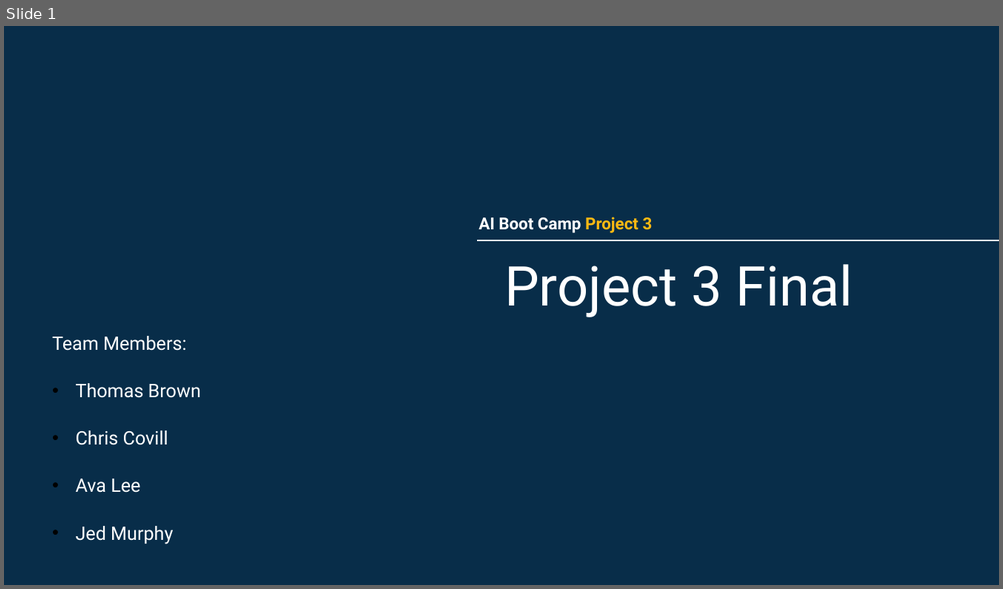
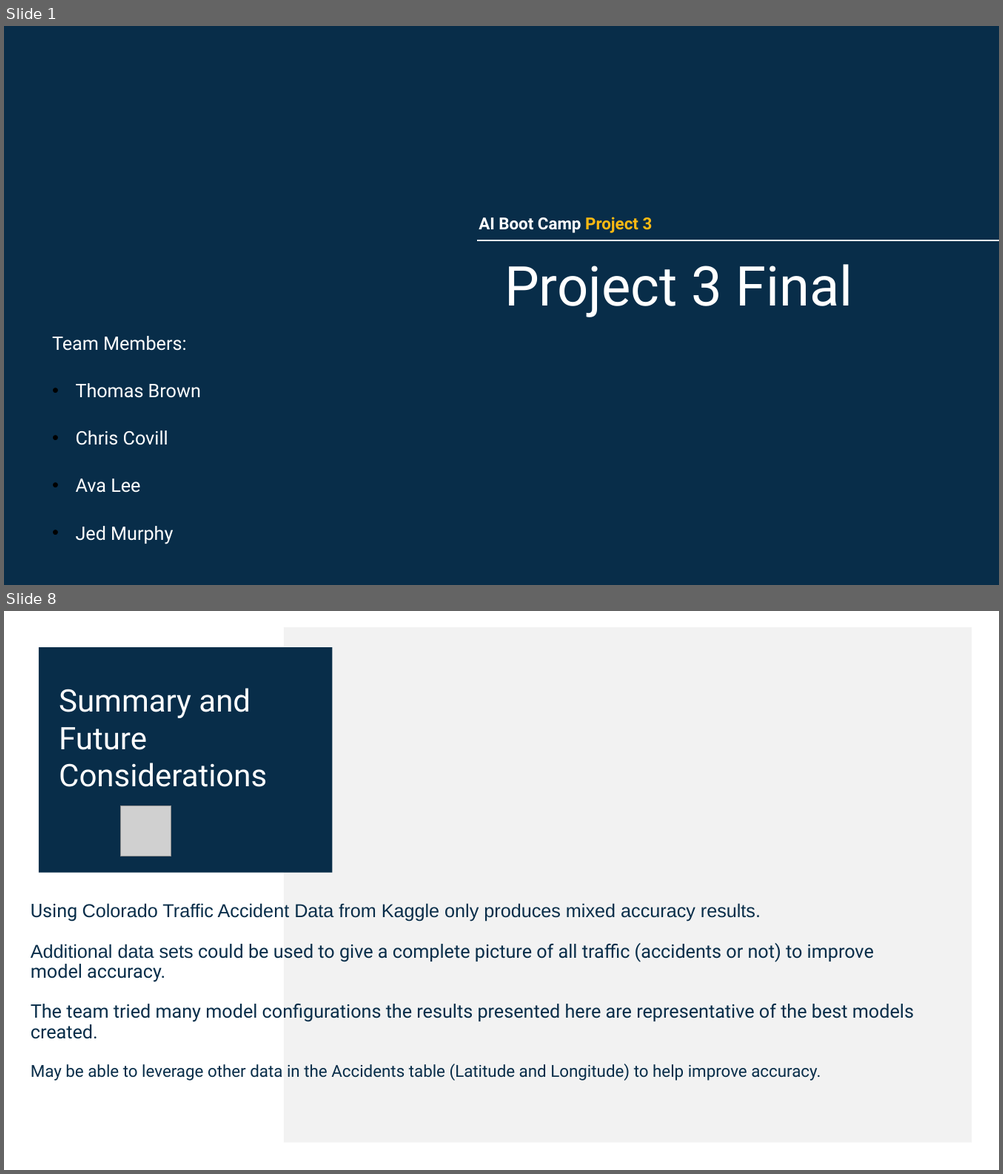
Before and after one commit to tbrown14611/Project_3_Final, a slide deck: Team_6_AI_Bootcamp_Project_3_Final.pptx. Shown one above the other, each under a label of ours: slide 1 before the commit, slides 1 and 8 after it; the slides between them are not shown. The pictures are 1003x589 and 1003x1174 pixels, drawn with LibreOffice and Linux fonts; fonts in the diff are those of the drawing; grey boxes stand for pictures. Boxes give left, top, right and bottom in pixels: in the first picture for what was removed or moved away, otherwise in the second. Text is boxed around its words. In the diff, an @@ line names an element or a change of style, - is before the commit and + after.

```diff
--- a/Team_6_AI_Bootcamp_Project_3_Final.pptx
+++ b/Team_6_AI_Bootcamp_Project_3_Final.pptx
@@ slide 8 added at (4, 611, 999, 1170), background #FFFFFF @@
@@ rectangle added at (284, 627, 972, 1143), fill #F2F2F2 @@
@@ rectangle added at (39, 647, 333, 873), fill #082D49 @@
@@ text added at (59, 688, 267, 787), 30 pt, text #FFFFFF @@
+Summary and Future Considerations
@@ picture added at (120, 806, 171, 857) @@
@@ text added at (31, 903, 913, 1081), 18 pt, text #082D49 @@
+Using Colorado Traffic Accident Data from Kaggle only produces mixed accuracy results.
+Additional data sets could be used to give a complete picture of all traffic (accidents or not) to improve model accuracy.
+The team tried many model configurations the results presented here are representative of the best models created.
+May be able to leverage other data in the Accidents table (Latitude and Longitude) to help improve accuracy.
```
Also in this commit, not shown: 4 slides changed, 2 other slides added, 4 slides removed, 3 other files.
